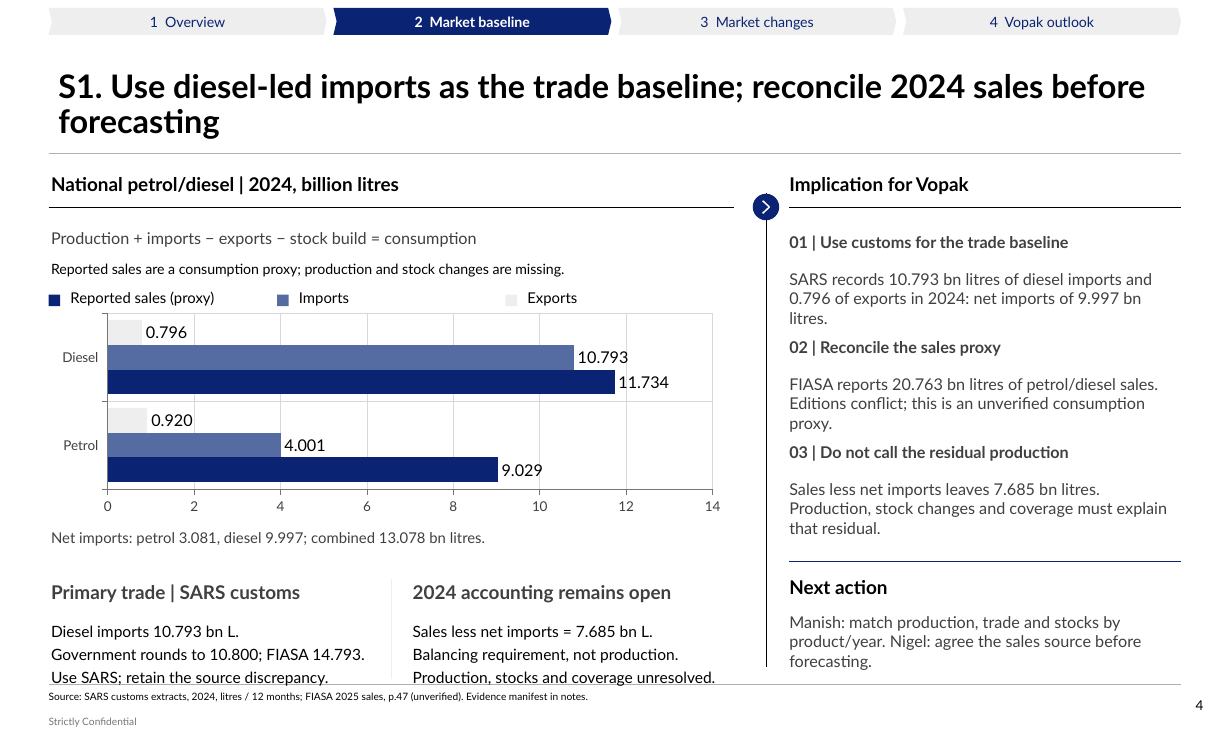
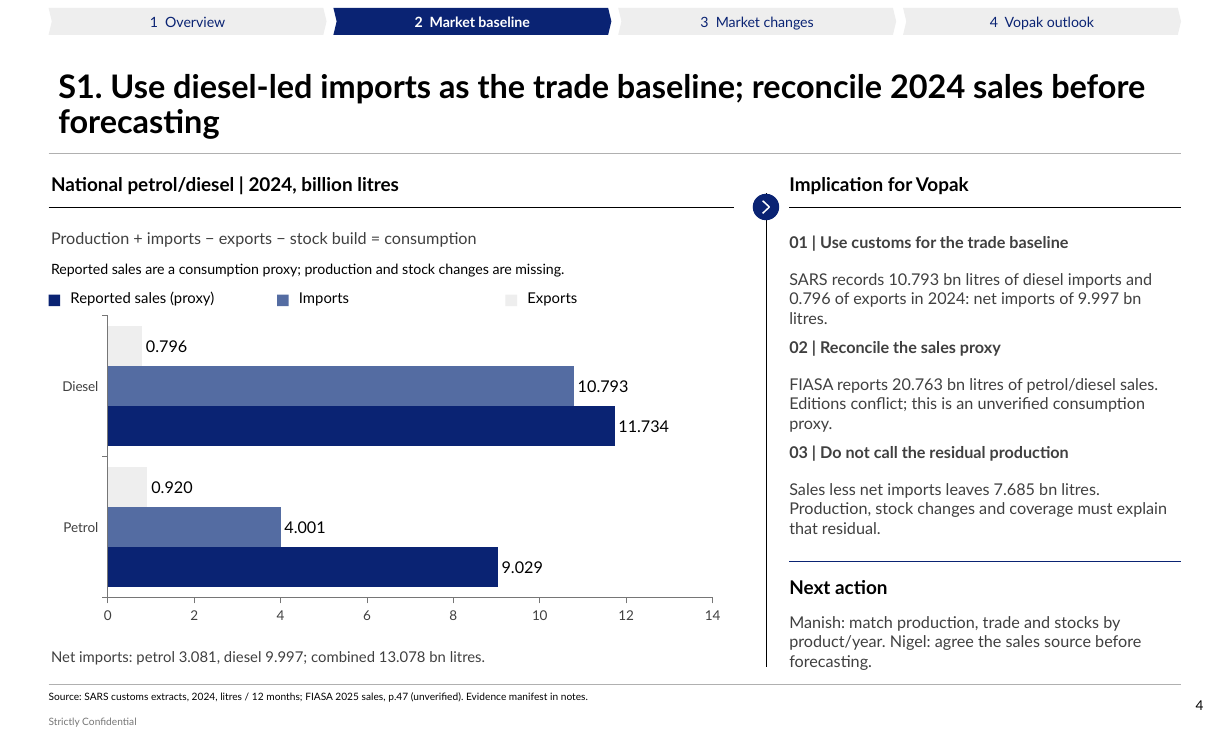
Before and after one commit to Africa-International-Advisors/liquid_fuels_model, a slide deck: slide 4 of pptx/output/delivered/Vopak_Week1_Convergence_2026_10_06.pptx. Drawn at 1232x729 pixels with LibreOffice and Linux fonts; fonts in the diff are those of the drawing; background and template pictures are left out. Boxes give left, top, right and bottom in pixels: in the first picture for what was removed or moved away, otherwise in the second. Text is boxed around its words. In the diff, an @@ line names an element or a change of style, - is before the commit and + after.

Commit message:
Simplify trade exhibit and add inventory evidence panel

```diff
--- a/pptx/output/delivered/Vopak_Week1_Convergence_2026_10_06.pptx
+++ b/pptx/output/delivered/Vopak_Week1_Convergence_2026_10_06.pptx
@@ bar chart at (49,309,734,630) @@
@@ category axis changed @@
@@ value axis changed @@
@@ bar chart: place and size @@
-bar chart at (49,309,734,519)
+bar chart at (49,309,734,630)
@@ text removed at (51,585,300,602) @@
-Primary trade | SARS customs
@@ line removed from (392, 580) to (392, 680) @@
@@ text removed at (413,585,671,603) @@
-2024 accounting remains open
@@ text removed at (51,625,364,686) @@
-Diesel imports 10.793 bn L.
-Government rounds to 10.800; FIASA 14.793.
-Use SARS; retain the source discrepancy.
@@ text removed at (413,625,716,686) @@
-Sales less net imports = 7.685 bn L.
-Balancing requirement, not production.
-Production, stocks and coverage unresolved.
@@ text "Net imports: petrol 3.081, diesel ...": place and size @@
-text "Net imports: petrol 3.081, diesel ..." at (51,532,485,546)
+text "Net imports: petrol 3.081, diesel ..." at (51,651,485,665)
```
Also in this commit, not shown: 1 other slide changed, 6 other files.
